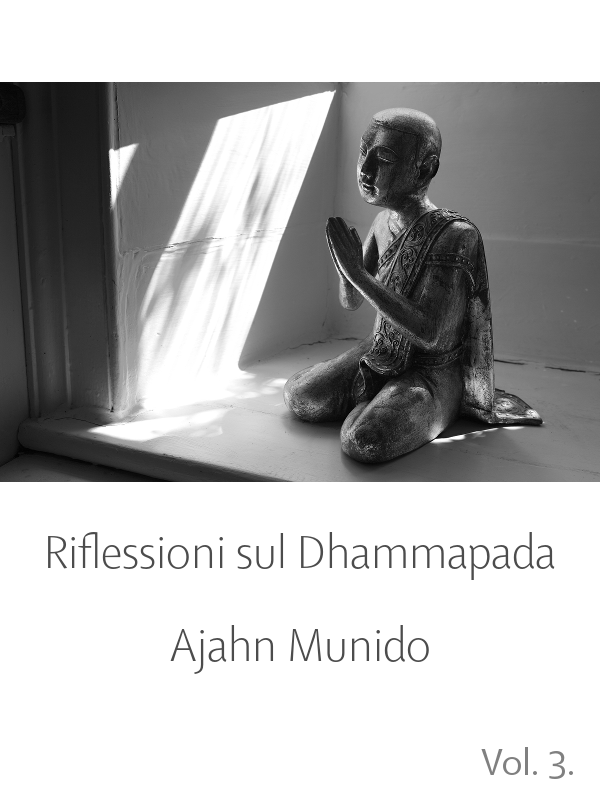
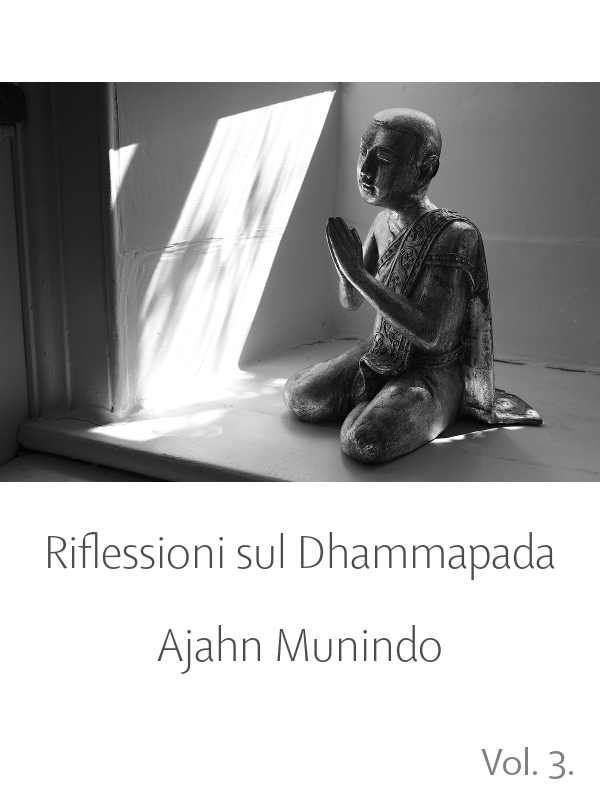
Comparing the layer stacks of the two 600px x 800px images. Changes:
renamed "Ajahn Munido" to "Ajahn Munindo", painted on it over [157, 625, 441, 674]
